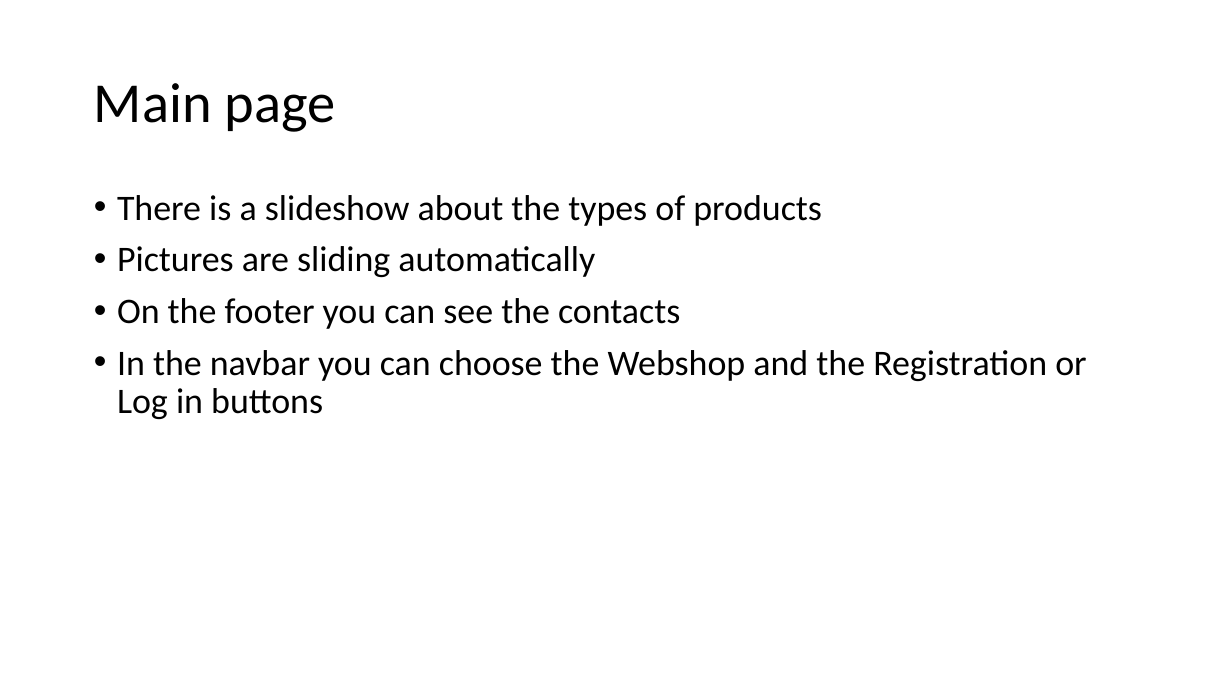
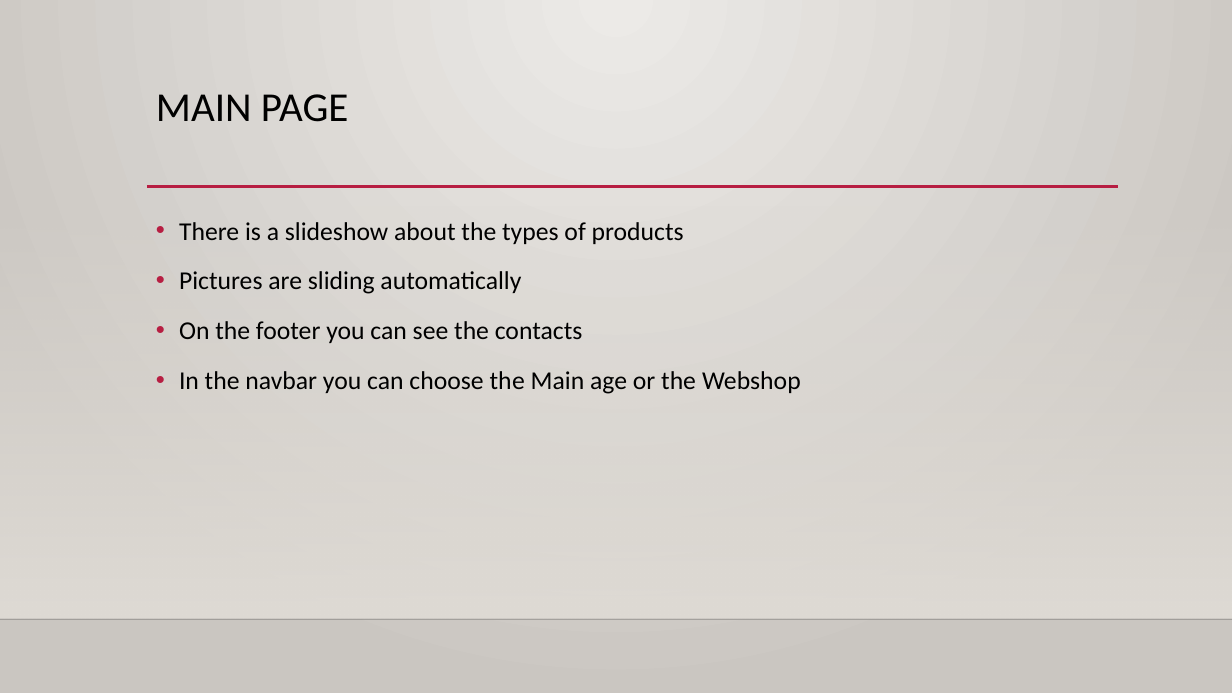
Before and after one commit to Luluemzi/Zaloghaz, a slide deck: slide 5 of Pawnshop_and_Jewelry_Store.pptx (slide 4 before the commit). Drawn at 1232x693 pixels with LibreOffice and Linux fonts; fonts in the diff are those of the drawing; background and template pictures are left out. Boxes give left, top, right and bottom in pixels: in the first picture for what was removed or moved away, otherwise in the second. Text is boxed around its words. In the diff, an @@ line names an element or a change of style, - is before the commit and + after.

```diff
--- a/Pawnshop_and_Jewelry_Store.pptx
+++ b/Pawnshop_and_Jewelry_Store.pptx
@@ background #FFFFFF to gradient #ECEAE7 to #CAC7C1 @@
@@ title "MAIN PAGE" at [156,94,349,122]: vertical alignment middle to top @@
@@ title at [156,94,349,122]: text changed; size 44 to 32 pt @@
-Main page
+MAIN PAGE
@@ rectangle added at [0,204,1232,619], fill gradient #DFDBD5 @@
@@ text "There is a slideshow about ...": place and size @@
-text "There is a slideshow about ..." at [117,195,1086,419]
+text "There is a slideshow about ..." at [179,222,801,394]
@@ line added from (147, 187) to (1118, 187), #B71E42 2.5 pt @@
@@ text at [179,222,684,343]: size 28 to 20 pt in "There is a slideshow about the types ...", "Pictures are sliding automatically", "On the footer you can see the ..."; line spacing 0.9 to 1.2 @@
@@ text at [179,371,801,394]: text changed; size 28 to 20 pt @@
-• In the navbar you can choose the Webshop and the Registration or Log in buttons
+• In the navbar you can choose the Main age or the Webshop
@@ line added from (0, 619) to (1232, 619), #000001 1 pt @@
```
Also in this commit, not shown: 10 other slides changed, 6 slides added, 2 slides removed, 1 other file.
